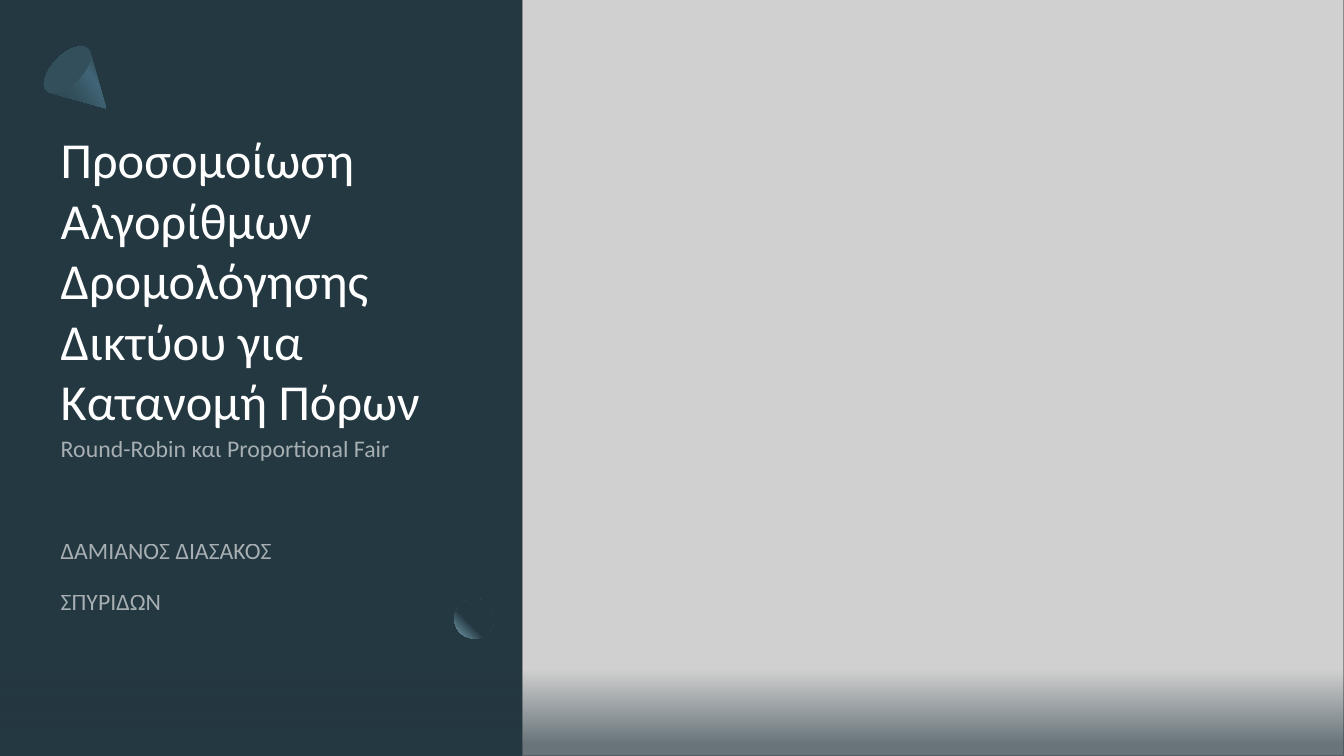
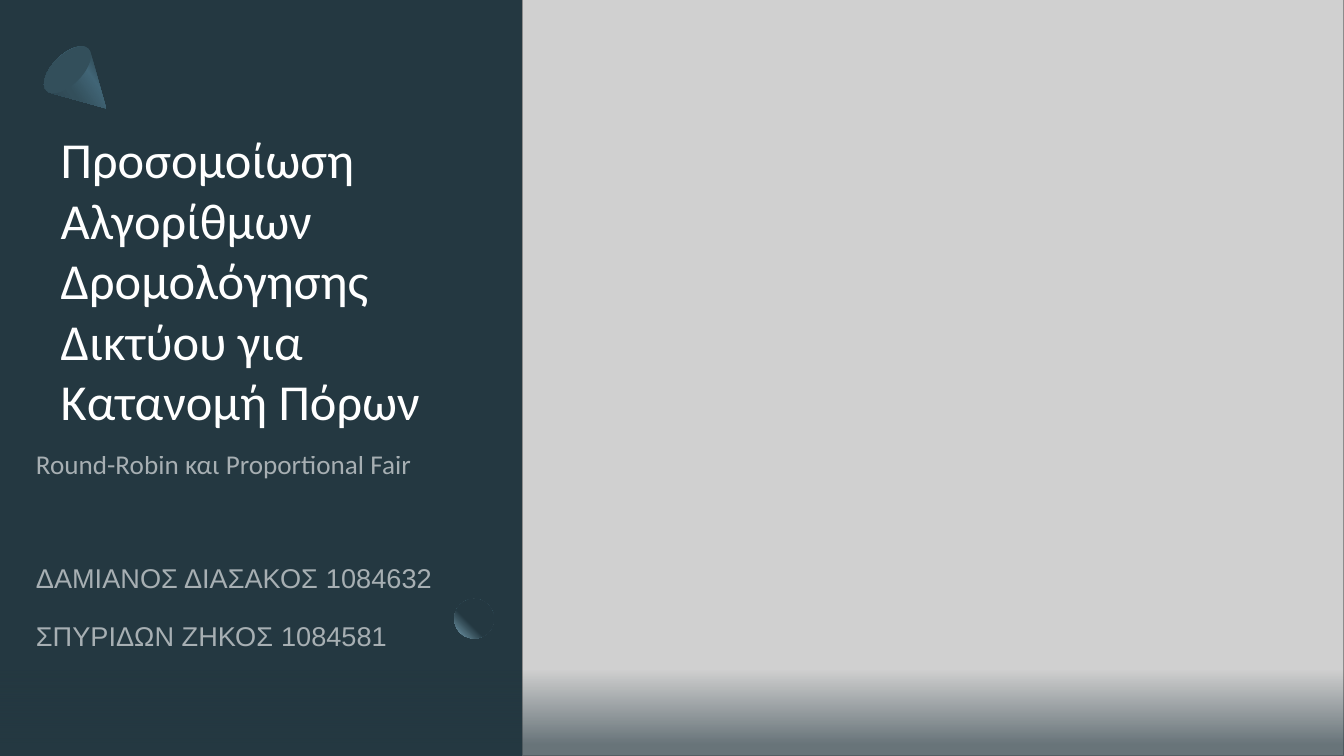
Before and after one commit to spyros-zikos/CEID-4G-Scheduler, a slide deck: slide 1 of presentation.pptx. Drawn at 1344x756 pixels with LibreOffice and Linux fonts; fonts in the diff are those of the drawing; grey boxes stand for pictures. Boxes give left, top, right and bottom in pixels: in the first picture for what was removed or moved away, otherwise in the second. Text is boxed around its words. In the diff, an @@ line names an element or a change of style, - is before the commit and + after.

```diff
--- a/presentation.pptx
+++ b/presentation.pptx
@@ subtitle "Round-Robin και Proportional Fair": place and size @@
-subtitle "Round-Robin και Proportional Fair" at (61,441,389,610)
+subtitle "Round-Robin και Proportional Fair" at (36,456,432,646)
@@ subtitle at (36,456,410,479): size 17 to 19.4 pt in "Round-Robin και Proportional Fair"; line spacing 0.9 to 1 @@
@@ subtitle at (36,569,432,646): text changed; size 17 to 19.4 pt; font Calibri to Arial @@
-ΔΑΜΙΑΝΟΣ ΔΙΑΣΑΚΟΣ
-ΣΠΥΡΙΔΩΝ
+ΔΑΜΙΑΝΟΣ ΔΙΑΣΑΚΟΣ 1084632
+ΣΠΥΡΙΔΩΝ ΖΗΚΟΣ 1084581
```
Also in this commit, not shown: 6 other slides changed, 1 other file.
